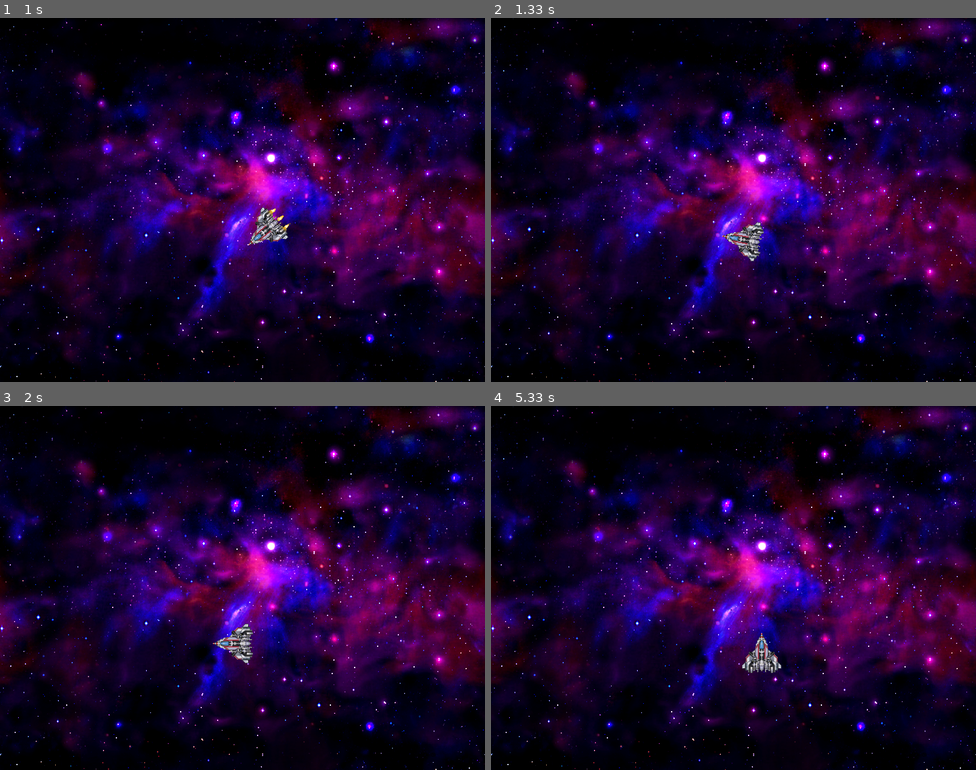
Above: before the commit, frames 1-4 (two rows, left to right).
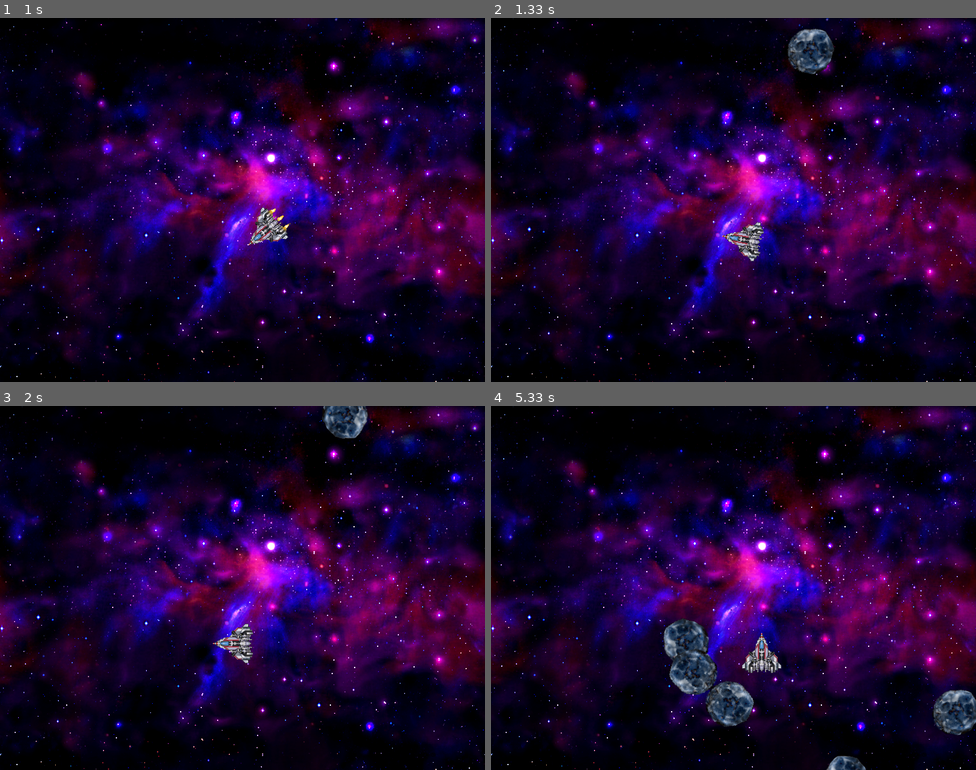
Above: after the commit, the same moments.

Repository: anselmos/pygame-ricerocks-clone
Game: pygame game, started from main.py
The game is run twice, just before and just after one commit, with the same random seed, the same clock (stepped at 60 frames per second) and the same inputs.
Inputs:
- Up to frame 1 (1 s): hold Right 0.33-0.8 s; hold Up from 0.83 s (still down)
- Up to frame 2 (1.33 s): release Up at 1.13 s; hold Right from 1.17 s (still down)
- Up to frame 3 (2 s): release Right at 1.63 s; hold Left from 1.67 s (still down)
- Up to frame 4 (5.33 s): release Left at 2.2 s; hold Left 2.23-2.63 s; hold Up 2.67-3.03 s; hold Right 3.07-3.7 s; hold Left 3.73-4.2 s; hold Right 4.23-4.7 s; hold Up 4.73-5.03 s; hold Right from 5.07 s (still down)

Frame 1 is identical in both runs. In frame 2, 0.9% of the frame differs, in the area x 61-71%, y 2-16%; in frame 3, 0.6%; in frame 4, 3.6%, in the area x 35-100%, y 58-100%.

Commit message:
Added basic Sprite class functionality, added asteroid sets

Diff:
--- a/main.py
+++ b/main.py
@@ -1,4 +1,4 @@
-import pygame, spritesheet, os.path, math
+import pygame, spritesheet, os.path, math, random
 from pygame.locals import *
 
 # globals for user interface
@@ -7,7 +7,7 @@
 score = 0
 lives = 3
 time = 0.5
-started = False
+started = True
 
 # Image class that helps working with images
 # TODO: Check if it's needed!
@@ -47,7 +47,7 @@
         surface = pygame.image.load(file)
     except pygame.error:
         raise SystemExit('Could not load image "%s" %s'%(file, pygame.get_error()))
-    return surface.convert()
+    return surface.convert_alpha()
 
 def load_sound(file):
     file = os.path.join(main_dir, 'audio', file)
@@ -155,11 +155,110 @@
 			self.vel[1] += -forward[1] * 0.1
 		self.angle += self.angle_vel
 		self.image = rot_center(self.original, self.angle)
-def draw(screen):
-	global my_ship
-	screen.fill((0, 0, 0))
-	my_ship.draw(screen)
-	pygame.display.flip()
+
+class Sprite:
+	def __init__(self, pos, vel, ang, ang_vel, image, info, sound = None):
+		self.pos = [pos[0],pos[1]]
+		self.vel = [vel[0],vel[1]]
+		self.angle = ang
+		self.angle_vel = ang_vel
+		self.image = image
+		self.original = self.image
+		self.image_width = self.image.get_width()
+		self.image_height = self.image.get_height()
+		self.image_center = info.get_center()
+		self.image_size = info.get_size()
+		self.radius = info.get_radius()
+		self.lifespan = info.get_lifespan()
+		self.animated = info.get_animated()
+		self.age = 0
+		if sound:
+			sound.stop()
+			sound.play()
+
+	def get_position(self):
+		return self.pos
+
+	def get_radius(self):
+		return self.radius
+
+    #def collide(self, other_object):
+     #   distance = dist(self.pos, other_object.get_position())
+      #
+       # if distance > self.radius + other_object.get_radius():
+        #    return False
+        #elif distance < self.radius + other_object.get_radius():
+         #   return True
+
+	def draw(self, screen):
+		screen.blit(self.image, self.pos)
+		#pass
+    #    if self.animated:
+    #        explosion_index = self.age % 24
+    #        canvas.draw_image(self.image, [self.image_center[0] + explosion_index * self.image_size[0], self.image_center[1]], self.image_size, self.pos, self.image_size, self.angle)
+    #    else:
+    #        canvas.draw_image(self.image, self.image_center, self.image_size, self.pos, self.image_size, self.angle)
+
+	def update(self):
+		self.pos[0] += self.vel[0]
+		self.pos[1] += self.vel[1]
+		self.age += 1
+
+        # Screen wrapping
+		if self.pos[1] + self.image_height <= self.radius:
+			self.pos[1] = self.pos[1] % HEIGHT + self.image_height
+		if self.pos[1] >= HEIGHT:
+			self.pos[1] = self.pos[1] % HEIGHT - self.image_height
+
+		if self.pos[0] + self.image_width <= 0:
+			self.pos[0] = self.pos[0] % WIDTH + self.image_width
+		if self.pos[0] >= WIDTH:
+			self.pos[0] = self.pos[0] % WIDTH - self.image_width
+
+		self.angle += self.angle_vel
+		self.image = rot_center(self.original, self.angle)
+        # check lifespan
+		if self.age < self.lifespan:
+			return False
+		else:
+			return True
+
+def process_sprite_group(group, screen):
+	for elem in set(group):
+		elem.draw(screen)
+		is_old = elem.update()
+		if is_old:
+			group.remove(elem)
+
+def score_to_range():
+	global score
+	if score < 10:
+		return 1
+	elif score >= 10 and score < 20:
+		return 2
+	elif score >= 20:
+		return 4
+	else:
+		return 5
+
+# timer handler that spawns a rock
+def rock_spawner():
+	global rock_group, started, my_ship, score
+	rang = score_to_range()
+	if len(rock_group) < 11 and started:
+		vel = [0, 0]
+		vel[0] = random.randrange(-(rang), rang + 1)
+		vel[1] = random.randrange(-(rang), rang + 1)
+		x = random.randrange(0, 800)
+		y = random.randrange(0, 600)
+
+		ang = (random.randrange(-5, 11))
+
+		a_rock = Sprite([x, y], vel, 0, ang, asteroid_image, asteroid_info)
+		distance = dist(my_ship.get_position(), a_rock.get_position())
+		if distance > 100:
+			rock_group.add(a_rock)
+
 def main():
 	# Init pygame
 	pygame.init()
@@ -170,6 +269,11 @@
 	ship_info = ImageInfo([45, 45], [90, 90], 35)
 	ship_sheet = spritesheet.spritesheet('art/double_ship.png')
 	ship_images = ship_sheet.images_at(((0, 0, 90, 90),(90, 0, 90,90)), colorkey=(255, 255, 255))
+
+	global asteroid_info
+	asteroid_info = ImageInfo([45, 45], [90, 90], 40)
+	global asteroid_image
+	asteroid_image = load_image('asteroid_blue.png')
 
 	# Load the sounds
 	# Make em global first though
@@ -181,16 +285,18 @@
 	explosion_sound = load_sound('explode.wav')
 
 	# Init the ship and other objects
+	global my_ship
 	my_ship = Ship([WIDTH / 2, HEIGHT / 2], [0, 0], 0, ship_images, ship_info)
-
-	# Draw the background
+	global rock_group
+	rock_group = set([])
+	# Load the background
 	background = load_image('nebula_blue.f2014.png')
-	#screen.blit(background, (0,0))
+
 	pygame.display.flip()
 
 	# Init game objects
 	clock = pygame.time.Clock()
-
+	pygame.time.set_timer(USEREVENT+1, 1000)
 	# Game loop
 	while 1:
 		clock.tick(60)
@@ -198,6 +304,8 @@
 		for event in pygame.event.get():
 			if event.type == QUIT:
 				return
+			if event.type == USEREVENT+1:
+				rock_spawner()
 			# Register key handlers
 			if event.type == KEYDOWN and event.key == K_RIGHT:
 				my_ship.turn(-5)
@@ -211,12 +319,15 @@
 				my_ship.turn(0)
 			if event.type == KEYUP and event.key == K_LEFT:
 				my_ship.turn(0)
+			if event.type == KEYUP and event.key == K_ESCAPE:
+				return
 		# Update everything
 		my_ship.update()
 
 		# Draw everything
 		screen.blit(background, (0,0))
 		my_ship.draw(screen)
+		process_sprite_group(rock_group, screen)
 		pygame.display.flip()
 print ("If you can see this, then PyGame was succesfully imported")
 
